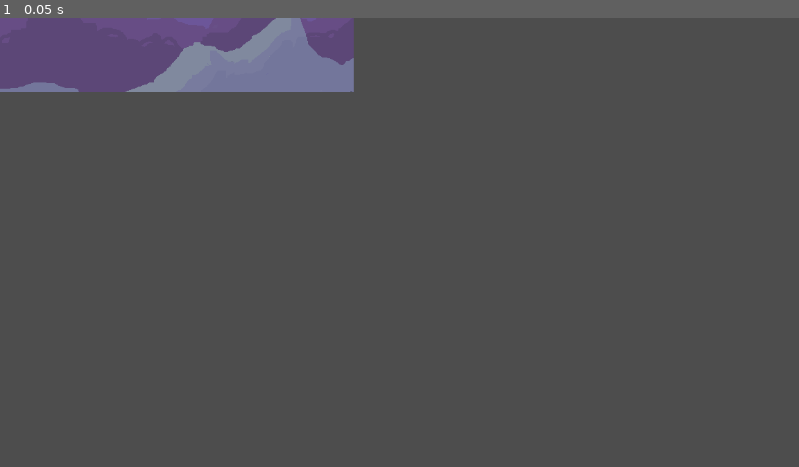
Above: before the commit, frame 1.
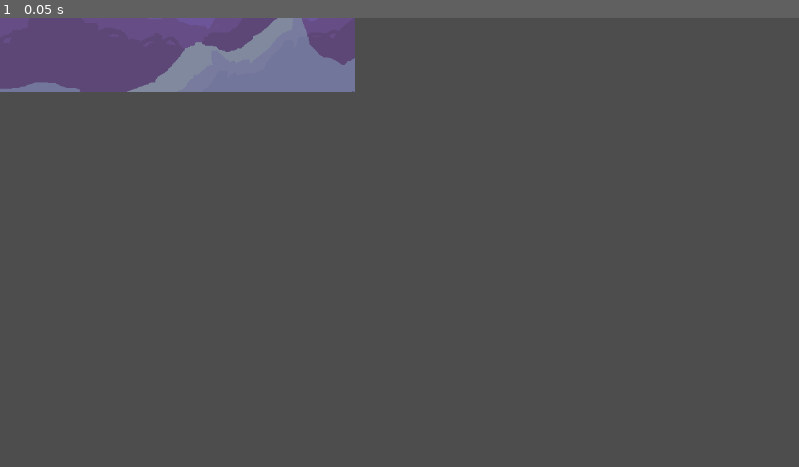
Above: after the commit, the same moment.

Repository: JMQ0598/Pogo-Game-Godot
Game: Godot game, scene res://Assets/Scenes/root.tscn
The game is run twice, just before and just after one commit, with the same random seed, the same clock (stepped at 60 frames per second) and the same inputs. The project has no main scene, so this scene is started directly.
Inputs:
- Up to frame 1 (0.05 s): no input

The runs differ from the first frame. In frame 1, less than 0.1% of the frame differs, in the area x 1-45%, y 0-17%.

Commit message:
Image descrispification and test character

Diff:
--- a/pogo-game/Assets/Scenes/platform.tscn
+++ b/pogo-game/Assets/Scenes/platform.tscn
@@ -1,9 +1,18 @@
-[gd_scene load_steps=2 format=3 uid="uid://bxb3162d0x5dk"]
+[gd_scene load_steps=3 format=3 uid="uid://bxb3162d0x5dk"]
 
-[ext_resource type="Texture2D" uid="uid://c2r4tbefstdcp" path="res://Assets/BG-Static-Space.png" id="1_i5wvk"]
+[ext_resource type="Texture2D" path="res://Assets/BG-Static-Space.png" id="1_i5wvk"]
+
+[sub_resource type="RectangleShape2D" id="RectangleShape2D_i5wvk"]
+size = Vector2(1024, 186)
 
 [node name="Platform" type="Node2D"]
 
+[node name="RigidBody2D" type="RigidBody2D" parent="."]
+
+[node name="CollisionShape2D" type="CollisionShape2D" parent="RigidBody2D"]
+shape = SubResource("RectangleShape2D_i5wvk")
+
 [node name="Sprite2D" type="Sprite2D" parent="."]
-position = Vector2(2144, -2420)
+texture_filter = 1
+scale = Vector2(1, 0.18164063)
 texture = ExtResource("1_i5wvk")
--- a/pogo-game/Assets/Scenes/root.tscn
+++ b/pogo-game/Assets/Scenes/root.tscn
@@ -1,16 +1,14 @@
 [gd_scene load_steps=3 format=3 uid="uid://cijwn6ftib2hu"]
 
-[ext_resource type="Texture2D" uid="uid://c2r4tbefstdcp" path="res://Assets/Sprites/BG-Static-Space.png" id="1_skivu"]
+[ext_resource type="PackedScene" uid="uid://bxb3162d0x5dk" path="res://Assets/Scenes/platform.tscn" id="2_6o2em"]
 [ext_resource type="Texture2D" uid="uid://djj1orv1cpg3q" path="res://Assets/Sprites/BG-Static.png" id="2_q7pxp"]
 
 [node name="Root" type="Node2D"]
 
-[node name="Platform" type="Node2D" parent="."]
+[node name="InitialBG" type="Sprite2D" parent="."]
+texture_filter = 1
+position = Vector2(0, -1941)
+texture = ExtResource("2_q7pxp")
 
-[node name="Sprite2D" type="Sprite2D" parent="Platform"]
-position = Vector2(-1717, -107)
-texture = ExtResource("1_skivu")
-
-[node name="InitialBG" type="Sprite2D" parent="."]
-position = Vector2(-2, -1941)
-texture = ExtResource("2_q7pxp")
+[node name="Starter Platform" parent="." instance=ExtResource("2_6o2em")]
+position = Vector2(0, 196)
--- /dev/null
+++ b/pogo-game/Assets/Scenes/test_character.tscn
@@ -0,0 +1,8 @@
+[gd_scene format=3 uid="uid://dsowhyub8bnxn"]
+
+[node name="Test Character" type="Node2D"]
+
+[node name="CharacterBody2D" type="CharacterBody2D" parent="."]
+
+[node name="Sprite2D" type="Sprite2D" parent="."]
+texture_filter = 1
Not shown: 1 places in pogo-game/Assets/Scenes/pogo_girl.tscn that only renumber resources
